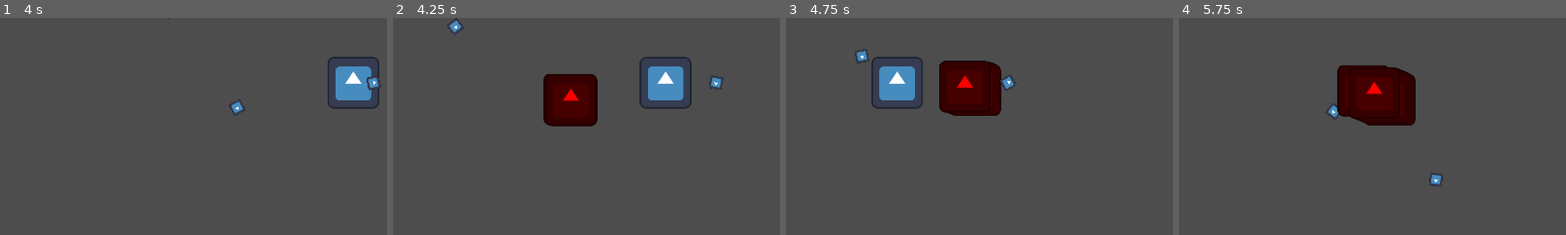
Above: before the commit, frames 1-4 (left to right).
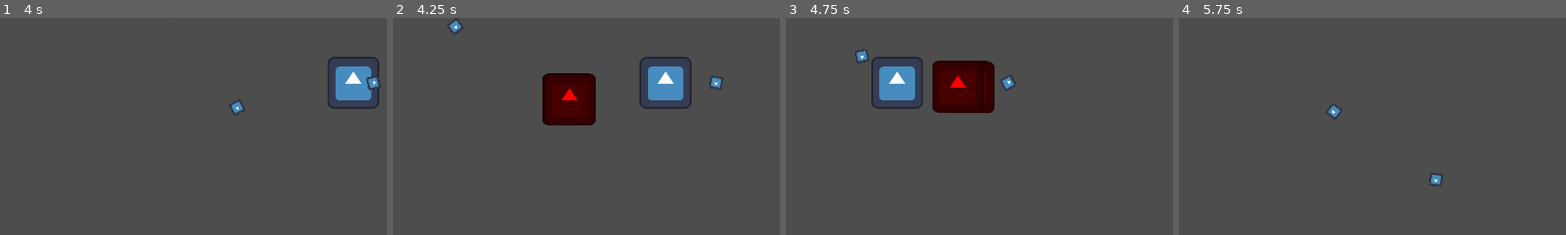
Above: after the commit, the same moments.

Repository: Edgarra1619/42gamejam
Game: Godot game, scene res://scenes/player.tscn
The game is run twice, just before and just after one commit, with the same random seed, the same clock (stepped at 60 frames per second) and the same inputs. The project has no main scene, so this scene is started directly. The engine's default icon, where the game draws it, is replaced by a stand-in: a white triangle on a blue panel in a dark square.
Inputs (mouse positions are % of the whole screen's width and height, from its top left):
- Up to frame 1 (4 s): tap Enter at 0.5 s; move the mouse to (72, 45) at 0.52 s; hold D (move_right) 0.53-1.28 s; click (72, 45) at 0.6 s; move the mouse to (30, 55) at 1.27 s; hold S (move_down) 1.28-2.03 s; tap Space (dash) at 1.35, 3.6 s; click (30, 55) at 1.55 s; move the mouse to (60, 28) at 2.02 s; hold D (move_right) 2.03-2.78 s; click (60, 28) at 2.1 s; move the mouse to (45, 70) at 2.77 s; hold W (move_up) 2.78-3.53 s; click (45, 70) at 2.85 s; move the mouse to (80, 65) at 3.52 s; hold A (move_left) from 3.53 s (still down); click (80, 65) at 3.8 s
- Up to frame 2 (4.25 s): keep holding A (move_left)
- Up to frame 3 (4.75 s): keep holding A (move_left); move the mouse to (20, 35) at 4.27 s; click (20, 35) at 4.35 s
- Up to frame 4 (5.75 s): move the mouse to (55, 50) at 5.02 s; release A (move_left) at 5.03 s; hold S (move_down) from 5.03 s (still down); click (55, 50) at 5.1 s
The pictures show only the part of the screen within x 22-72%, y 50-100%; the shares and areas given below are measured in that part.

Frame 1 is identical in both runs. In frame 2, 0.4% of the frame differs, in the area x 38-53%, y 25-50%; in frame 3, 1.2%; in frame 4, 5.2%, in the area x 40-62%, y 21-50%.

Commit message:
Add red and purple potions

Diff:
--- a/scenes/enemy.tscn
+++ b/scenes/enemy.tscn
@@ -1,7 +1,7 @@
 [gd_scene load_steps=4 format=3 uid="uid://b7v3adii36nbx"]
 
 [ext_resource type="Texture2D" uid="uid://cv6fbkctp6lfs" path="res://icon.svg" id="1_7p1mj"]
-[ext_resource type="Script" uid="uid://duls7htk3vck6" path="res://scenes/enemy.gd" id="1_md0e3"]
+[ext_resource type="Script" uid="uid://duls7htk3vck6" path="res://scripts/enemy.gd" id="1_md0e3"]
 
 [sub_resource type="RectangleShape2D" id="RectangleShape2D_md0e3"]
 size = Vector2(128, 128)
@@ -16,3 +16,7 @@
 
 [node name="CollisionShape2D" type="CollisionShape2D" parent="."]
 shape = SubResource("RectangleShape2D_md0e3")
+
+[node name="PoisonDamageTimer" type="Timer" parent="."]
+
+[connection signal="timeout" from="PoisonDamageTimer" to="." method="_receive_poison_damage"]
--- /dev/null
+++ b/scenes/potions/purple_potion.tscn
@@ -0,0 +1,49 @@
+[gd_scene load_steps=6 format=3 uid="uid://dvvt113jlflbm"]
+
+[ext_resource type="Script" uid="uid://d0oi2yxefi034" path="res://scripts/potions/purple_potion.gd" id="1_xy15j"]
+[ext_resource type="Texture2D" uid="uid://cv6fbkctp6lfs" path="res://icon.svg" id="2_s3ien"]
+
+[sub_resource type="RectangleShape2D" id="RectangleShape2D_le10y"]
+size = Vector2(32, 32)
+
+[sub_resource type="ParticleProcessMaterial" id="ParticleProcessMaterial_le10y"]
+particle_flag_disable_z = true
+direction = Vector3(0, -1, 0)
+spread = 23.313
+initial_velocity_min = 103.45
+initial_velocity_max = 103.45
+gravity = Vector3(0, 98, 0)
+
+[sub_resource type="RectangleShape2D" id="RectangleShape2D_xy15j"]
+size = Vector2(256, 256)
+
+[node name="PurplePotion" type="Area2D"]
+collision_layer = 0
+collision_mask = 3
+script = ExtResource("1_xy15j")
+metadata/_custom_type_script = "uid://d0oi2yxefi034"
+
+[node name="Sprite2D" type="Sprite2D" parent="."]
+scale = Vector2(0.25, 0.25)
+texture = ExtResource("2_s3ien")
+
+[node name="CollisionShape2D" type="CollisionShape2D" parent="."]
+shape = SubResource("RectangleShape2D_le10y")
+
+[node name="GPUParticles2D" type="GPUParticles2D" parent="."]
+modulate = Color(1, 0, 0, 1)
+emitting = false
+texture = ExtResource("2_s3ien")
+lifetime = 2.36
+one_shot = true
+explosiveness = 1.0
+process_material = SubResource("ParticleProcessMaterial_le10y")
+
+[node name="PoisonDamageArea" type="Area2D" parent="."]
+collision_layer = 0
+collision_mask = 2
+
+[node name="CollisionShape2D" type="CollisionShape2D" parent="PoisonDamageArea"]
+shape = SubResource("RectangleShape2D_xy15j")
+
+[connection signal="body_entered" from="." to="." method="_on_body_entered"]
--- /dev/null
+++ b/scenes/potions/red_potion.tscn
@@ -0,0 +1,38 @@
+[gd_scene load_steps=5 format=3 uid="uid://dk7vsugkt6xeu"]
+
+[ext_resource type="Script" uid="uid://dn82ni46ti7hx" path="res://scripts/potions/red_potion.gd" id="1_62e3e"]
+[ext_resource type="Texture2D" uid="uid://cv6fbkctp6lfs" path="res://icon.svg" id="2_1e0la"]
+
+[sub_resource type="RectangleShape2D" id="RectangleShape2D_le10y"]
+size = Vector2(32, 32)
+
+[sub_resource type="ParticleProcessMaterial" id="ParticleProcessMaterial_le10y"]
+particle_flag_disable_z = true
+direction = Vector3(0, -1, 0)
+spread = 23.313
+initial_velocity_min = 103.45
+initial_velocity_max = 103.45
+gravity = Vector3(0, 98, 0)
+
+[node name="RedPotion" type="Area2D"]
+collision_layer = 0
+collision_mask = 3
+script = ExtResource("1_62e3e")
+
+[node name="Sprite2D" type="Sprite2D" parent="."]
+scale = Vector2(0.25, 0.25)
+texture = ExtResource("2_1e0la")
+
+[node name="CollisionShape2D" type="CollisionShape2D" parent="."]
+shape = SubResource("RectangleShape2D_le10y")
+
+[node name="GPUParticles2D" type="GPUParticles2D" parent="."]
+modulate = Color(1, 0, 0, 1)
+emitting = false
+texture = ExtResource("2_1e0la")
+lifetime = 2.36
+one_shot = true
+explosiveness = 1.0
+process_material = SubResource("ParticleProcessMaterial_le10y")
+
+[connection signal="body_entered" from="." to="." method="_on_body_entered"]
--- a/scenes/enemy.gd
+++ b/scripts/enemy.gd
@@ -23,3 +23,10 @@
 
 func receive_damage(damage: int) -> void:
 	health -= damage
+
+func get_poisoned() -> void:
+	$Sprite2D.modulate = Color(0.5, 0, 0.5, 1)
+	$PoisonDamageTimer.start()
+
+func _receive_poison_damage() -> void:
+	receive_damage(1)
--- a/scripts/player.gd
+++ b/scripts/player.gd
@@ -14,10 +14,9 @@
 
 func throw() -> void:
 	var pos : Vector2 = get_global_mouse_position()
-	var new_potion : Potion = RedPotion.new_potion(pos)
+	var new_potion : Potion = PurplePotion.new_potion(pos)
 	get_tree().current_scene.add_child(new_potion)
 	new_potion.global_position = global_position
-
 
 func _process(_delta: float) -> void:
 	if (Input.is_action_just_pressed("throw_potion")):
--- a/scripts/potion.gd
+++ b/scripts/potion.gd
@@ -9,11 +9,15 @@
 @onready var dest_clock: Timer = Timer.new()
 var target_position : Vector2
 var impact_damage: int
+var has_exploded: bool = false
 
-static func new_potion(pos : Vector2) -> Potion:
+static func new_potion(pos: Vector2) -> Potion:
 	var newpot : Potion = potion.instantiate()
 	newpot.target_position = pos
 	return newpot
+
+func _ready() -> void:
+	add_child(dest_clock)
 
 func _process(delta: float) -> void:
 	if (dest_clock.is_stopped()):
@@ -33,7 +37,8 @@
 		queue_free()
 	)
 	dest_clock.start()
+	has_exploded = true
 
-func _on_body_entered(_body:Node2D) -> void:
+func _on_body_entered(_body: Node2D) -> void:
 	_explode()
 	_body.receive_damage(impact_damage)
--- a/scripts/potions/gold_potion.gd
+++ b/scripts/potions/gold_potion.gd
@@ -1,9 +1,10 @@
 class_name GoldPotion
 extends Potion
 
-static func new_potion(pos : Vector2) -> Potion:
-	var newpot : Potion = potion.instantiate()
+static func new_potion(pos : Vector2) -> GoldPotion:
+	var newpot : GoldPotion = potion.instantiate()
 	newpot.target_position = pos
+	newpot.impact_damage = 0
 	return newpot
 
 func _explode():
--- a/scripts/potions/green_potion.gd
+++ b/scripts/potions/green_potion.gd
@@ -4,6 +4,7 @@
 static func new_potion(pos : Vector2) -> GreenPotion:
 	var newpot : GreenPotion = potion.instantiate()
 	newpot.target_position = pos
+	newpot.impact_damage = 0
 	return newpot
 
 func _explode():
--- a/scripts/potions/purple_potion.gd
+++ b/scripts/potions/purple_potion.gd
@@ -1,11 +1,17 @@
-class_name Purple_Potion
+class_name PurplePotion
 extends Potion
 
-static func new_potion(pos : Vector2) -> Potion:
-	var newpot : Purple_Potion = potion.instantiate()
+static func new_potion(pos: Vector2) -> PurplePotion:
+	potion = preload("res://scenes/potions/purple_potion.tscn")
+	var newpot : PurplePotion = potion.instantiate()
 	newpot.target_position = pos
+	newpot.impact_damage = 0
 	return newpot
 
 func _explode():
+	if (not has_exploded):
+		var enemies = $PoisonDamageArea.get_overlapping_bodies()
+		for enemy in enemies.size():
+			enemies[enemy].get_poisoned()
 	super()
 	pass
--- a/scripts/potions/red_potion.gd
+++ b/scripts/potions/red_potion.gd
@@ -1,13 +1,13 @@
 class_name RedPotion
 extends Potion
 
-static func new_potion(pos : Vector2) -> Potion:
-	var newpot : Potion = potion.instantiate()
+static func new_potion(pos: Vector2) -> RedPotion:
+	potion = preload("res://scenes/potions/red_potion.tscn")
+	var newpot : RedPotion = potion.instantiate()
 	newpot.target_position = pos
 	newpot.impact_damage = 3
 	return newpot
 
 func _explode():
-	#insert red explosion logic
 	super()
 	pass
Renamed: scenes/enemy.gd.uid -> scripts/enemy.gd.uid
